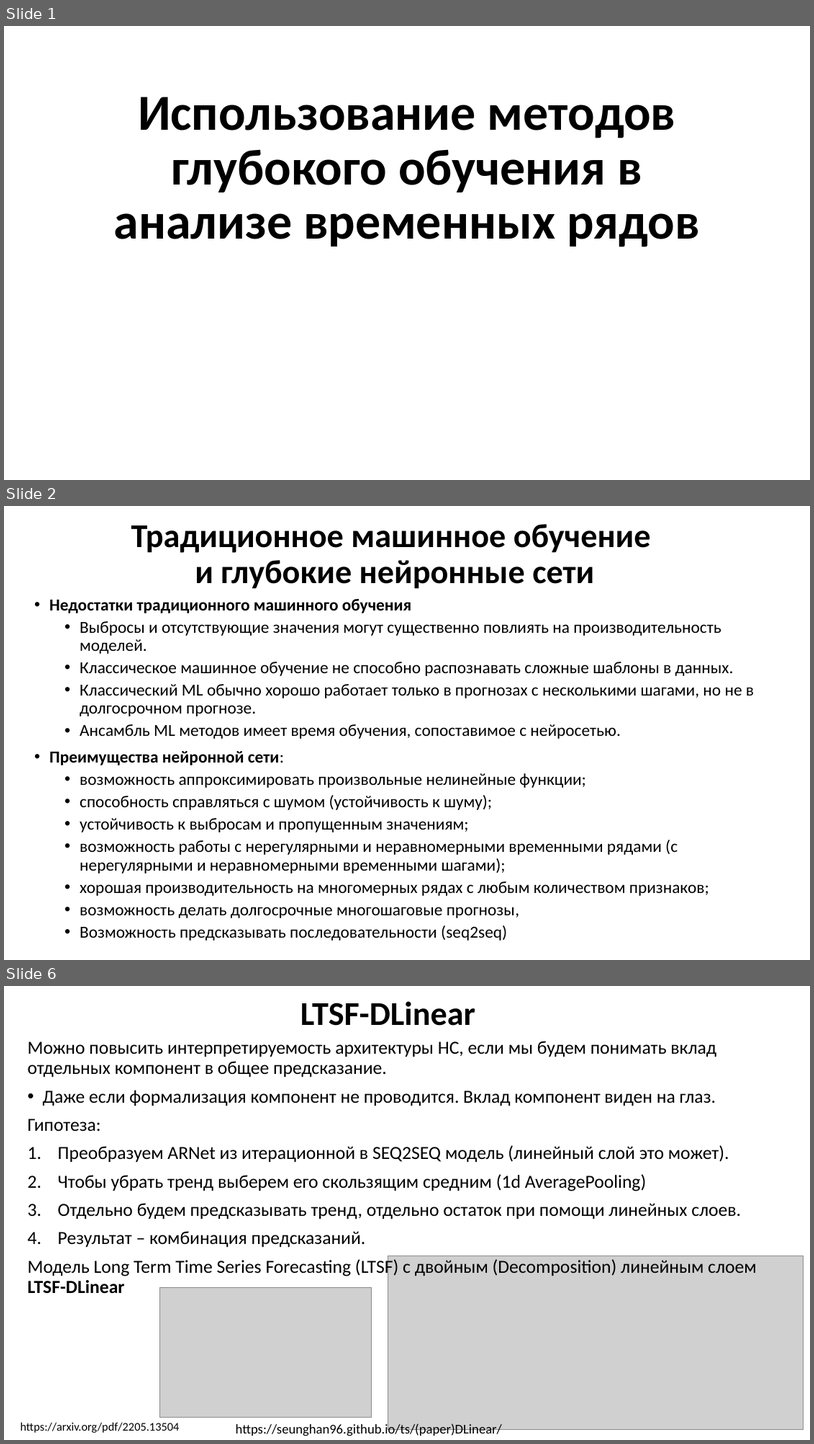
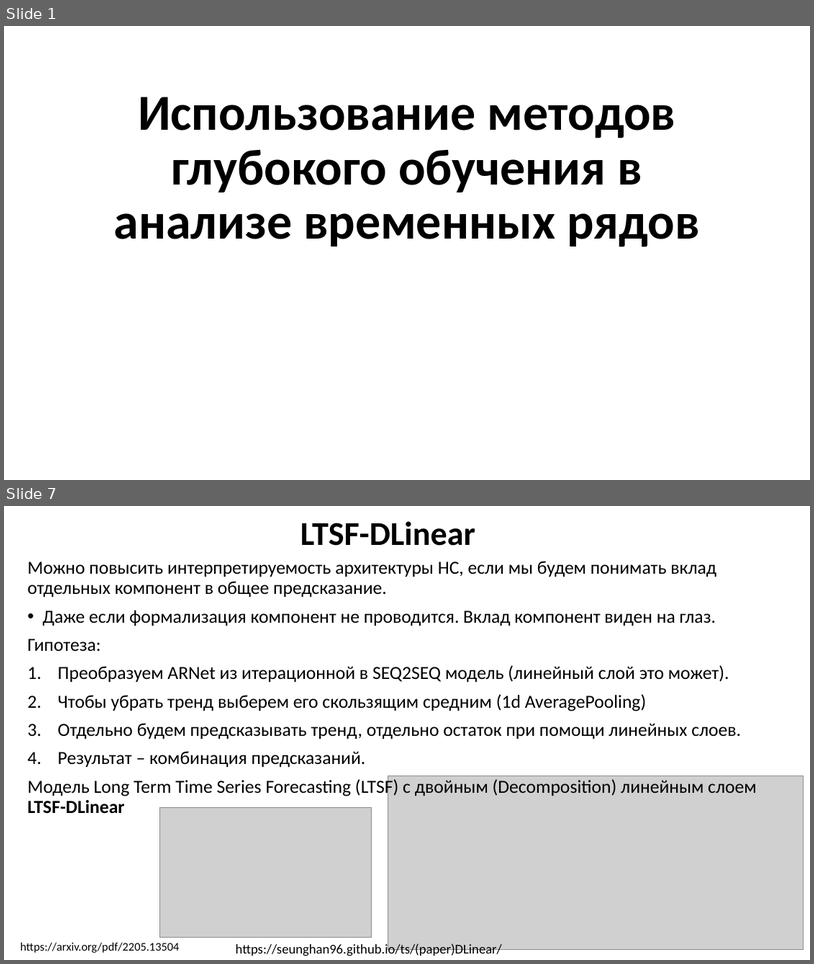
Before and after one commit to MVRonkin/TimeSeriesCourse, a slide deck: 2025/LEC/07-2 RNN.pptx. Shown one above the other, each under a label of ours: slides 1, 2 and 6 before the commit, slides 1 and 7 after it; the slides between them are not shown. The pictures are 814x1444 and 814x964 pixels, drawn with LibreOffice and Linux fonts; fonts in the diff are those of the drawing; grey boxes stand for pictures. Boxes give left, top, right and bottom in pixels: in the first picture for what was removed or moved away, otherwise in the second. Text is boxed around its words. In the diff, an @@ line names an element or a change of style, - is before the commit and + after.

```diff
--- a/2025/LEC/07-2 RNN.pptx
+++ b/2025/LEC/07-2 RNN.pptx
@@ slide 2 removed at [4, 506, 810, 960], background #FFFFFF @@
@@ title removed at [131, 524, 651, 589] @@
-Традиционное машинное обучение
-и глубокие нейронные сети
@@ text removed at [49, 599, 754, 940] @@
-• Недостатки традиционного машинного обучения
-  • Выбросы и отсутствующие значения могут существенно повлиять на производительность моделей.
-  • Классическое машинное обучение не способно распознавать сложные шаблоны в данных.
-  • Классический ML обычно хорошо работает только в прогнозах с несколькими шагами, но не в долгосрочном прогнозе.
-  • Ансамбль ML методов имеет время обучения, сопоставимое с нейросетью.
-• Преимущества нейронной сети:
-  • возможность аппроксимировать произвольные нелинейные функции;
-  • способность справляться с шумом (устойчивость к шуму);
-  • устойчивость к выбросам и пропущенным значениям;
-  • возможность работы с нерегулярными и неравномерными временными рядами (с нерегулярными и неравномерными временными шагами);
-  • хорошая производительность на многомерных рядах с любым количеством признаков;
-  • возможность делать долгосрочные многошаговые прогнозы,
-  • Возможность предсказывать последовательности (seq2seq)
@@ what was slide 6 is now slide 7 @@
```
Also in this commit, not shown: 3 slides changed, 4 slides added, 3 other slides removed.
